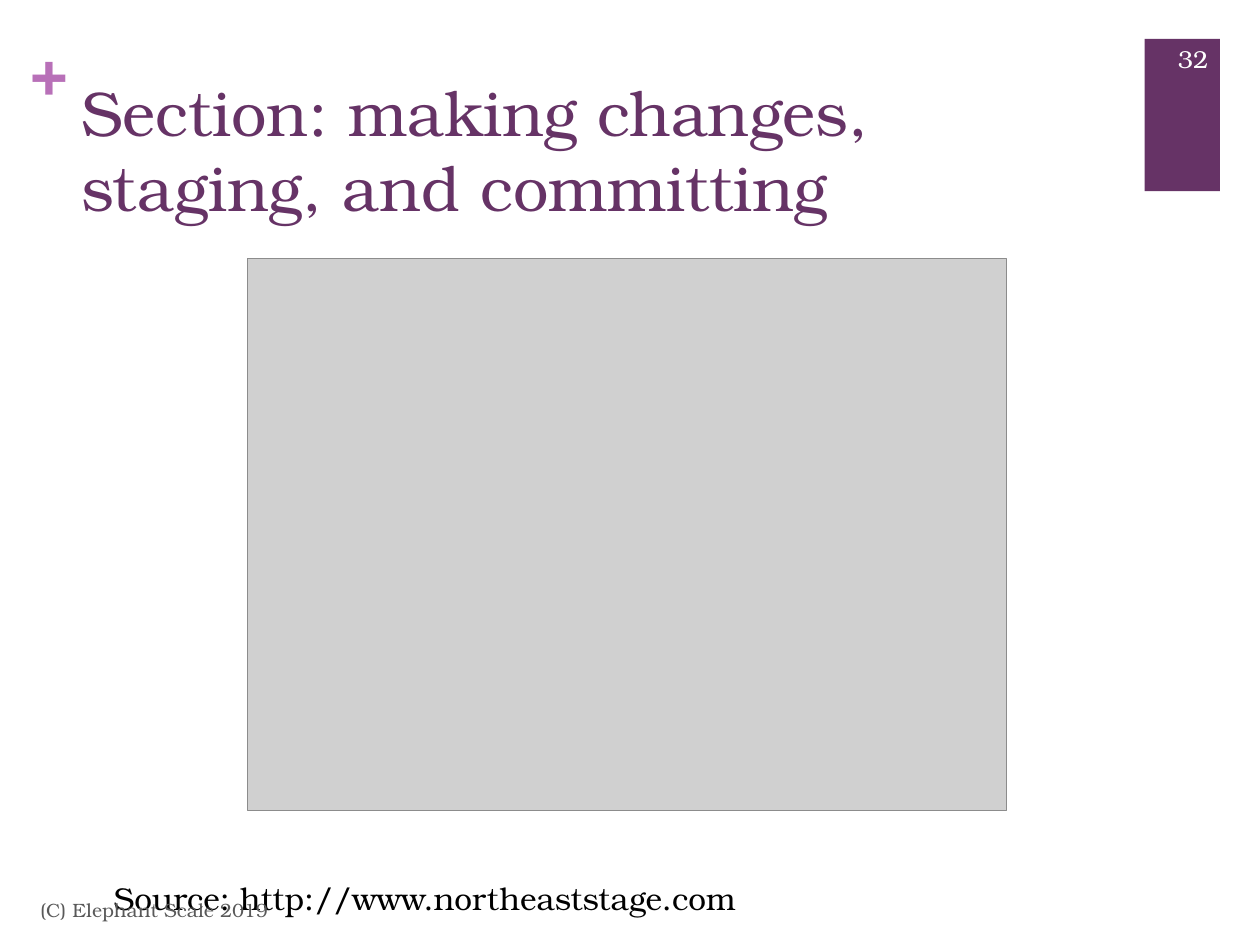
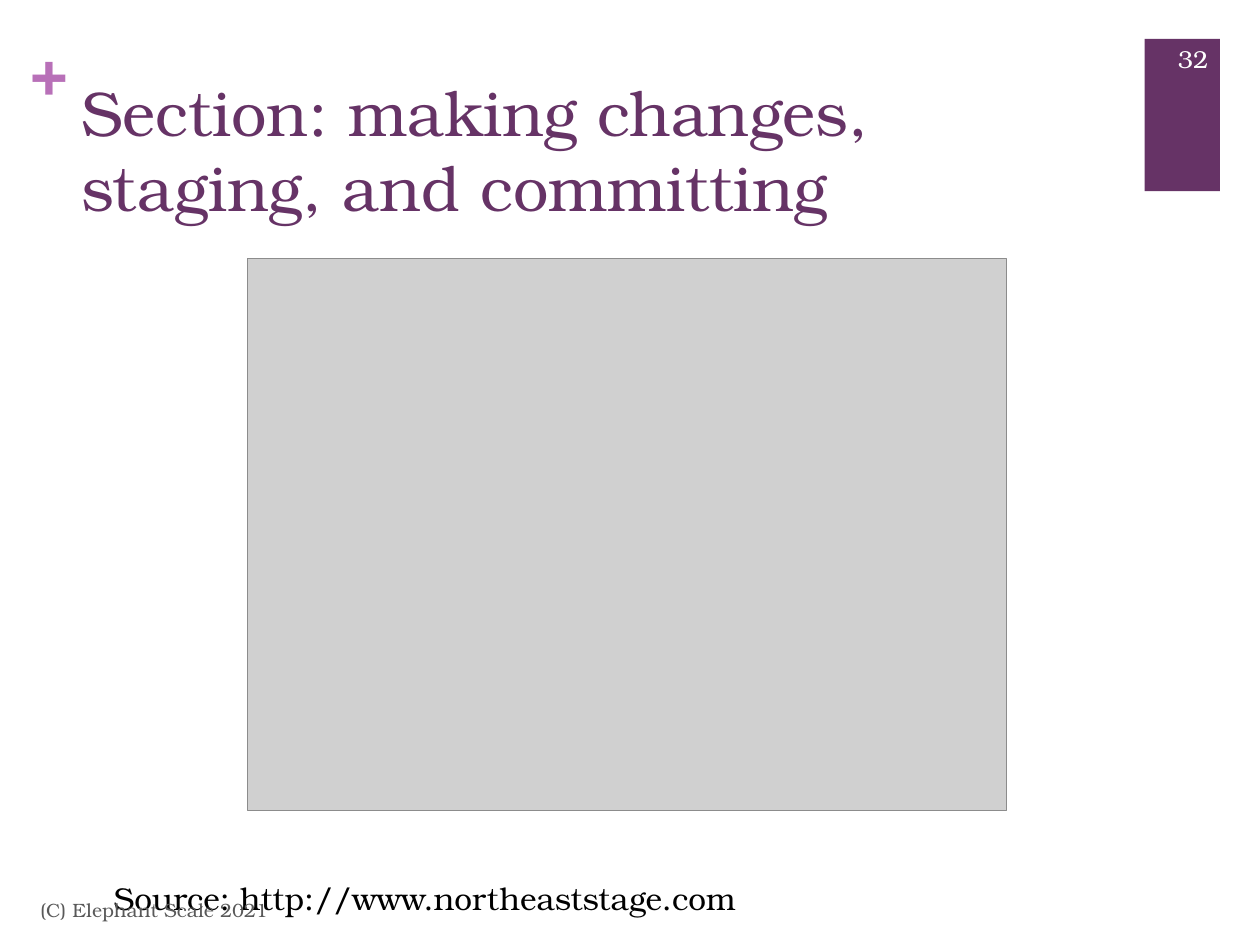
Before and after one commit to elephantscale/es-training-new, a slide deck: slide 32 of git/slides/GIT-1__Git.pptx. Drawn at 1260x945 pixels with LibreOffice and Linux fonts; fonts in the diff are those of the drawing; grey boxes stand for pictures. Boxes give left, top, right and bottom in pixels: in the first picture for what was removed or moved away, otherwise in the second. Text is boxed around its words. In the diff, an @@ line names an element or a change of style, - is before the commit and + after.

```diff
--- a/git/slides/GIT-1__Git.pptx
+++ b/git/slides/GIT-1__Git.pptx
@@ text at bbox=[40, 899, 268, 922]: text changed @@
-(C) Elephant Scale 2019
+(C) Elephant Scale 2021
```
Also in this commit, not shown: 61 other slides changed.
